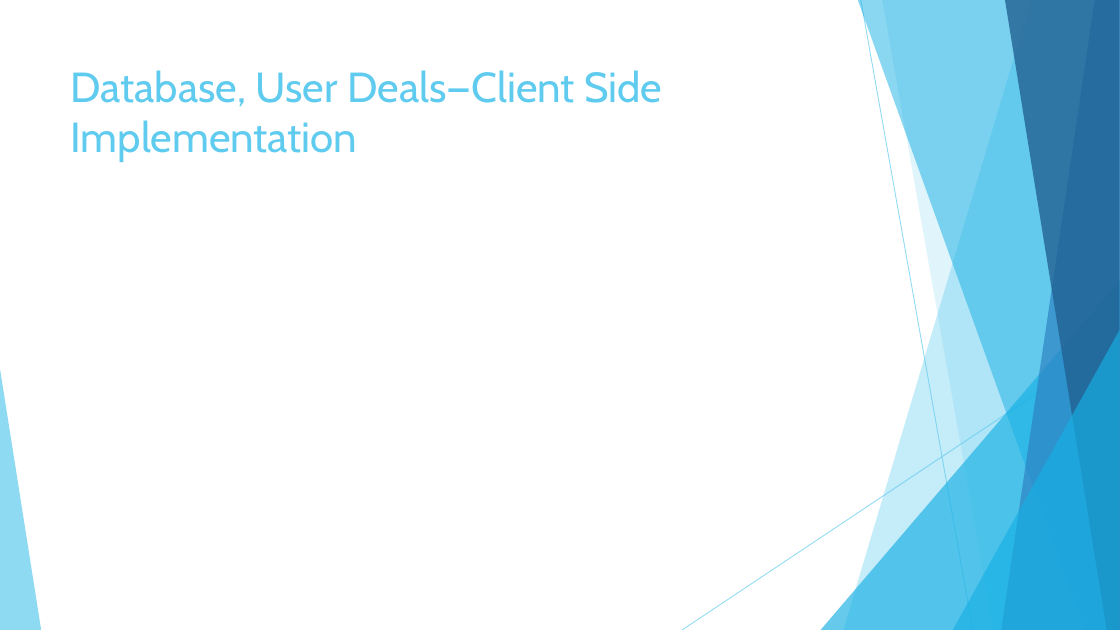
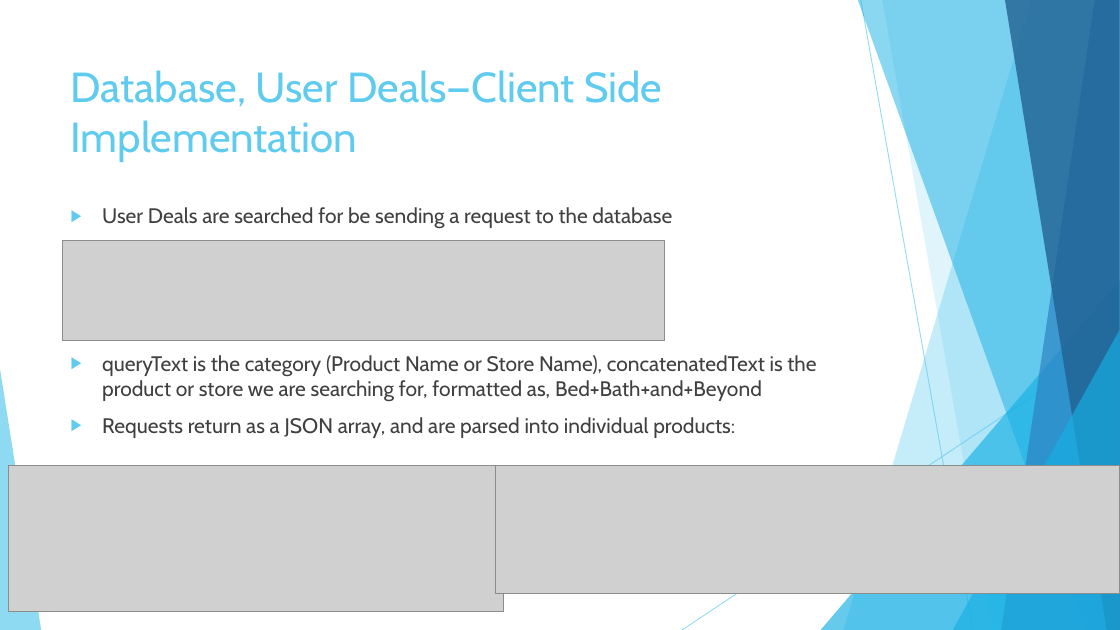
Before and after one commit to garciaac01/acs560_course_project, a slide deck: slide 29 of My EZ Shopper.pptx (slide 26 before the commit). Drawn at 1120x630 pixels with LibreOffice and Linux fonts; fonts in the diff are those of the drawing; grey boxes stand for pictures. Boxes give left, top, right and bottom in pixels: in the first picture for what was removed or moved away, otherwise in the second. Text is boxed around its words. In the diff, an @@ line names an element or a change of style, - is before the commit and + after.

```diff
--- a/My EZ Shopper.pptx
+++ b/My EZ Shopper.pptx
@@ text added at (x1=102, y1=207, x2=816, y2=438), 18 pt, text #404040 @@
+▶ User Deals are searched for be sending a request to the database
+▶ queryText is the category (Product Name or Store Name), concatenatedText is the product or store we are searching for, formatted as, Bed+Bath+and+Beyond
+▶ Requests return as a JSON array, and are parsed into individual products:
@@ picture added at (x1=62, y1=241, x2=665, y2=341) @@
@@ picture added at (x1=9, y1=466, x2=503, y2=613) @@
@@ picture added at (x1=496, y1=466, x2=1120, y2=594) @@
```
Also in this commit, not shown: 10 other slides changed, 3 slides added.
